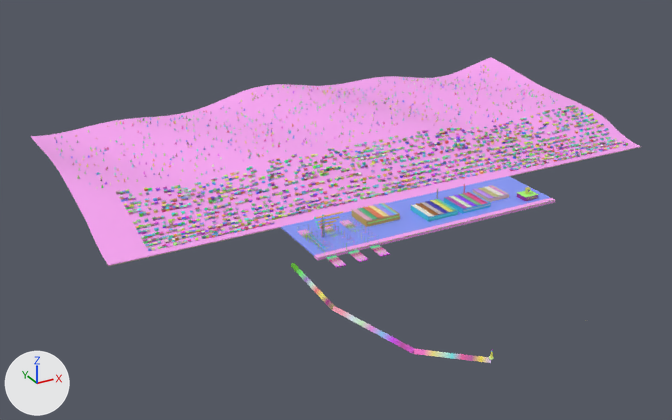
Before and after pictures for a commit that changed the glTF model data/port.glb.
One viewpoint serves both versions: a 50 mm lens placed at (-1765.0, -2467.0, 1404.0), pointed at (-184.0, 408.0, -34.0). Arrows for +X, +Y and +Z are at lower left; the lights stay in place. The picture after the commit comes second.

Names of what the first picture shows: 'port', 'town' and 6 more.
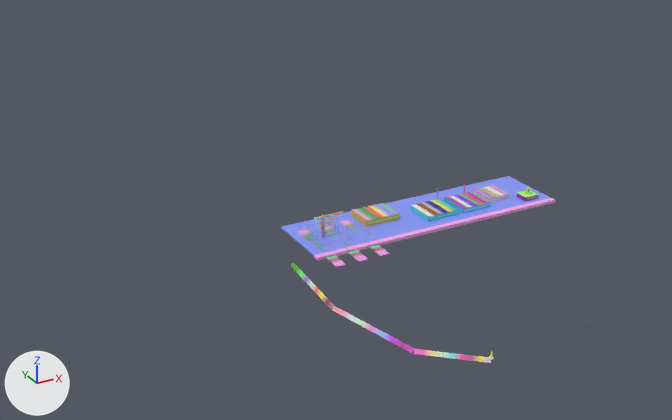
The change in detail:
Object 'town' (ob_town) is deleted.

Changed parts and their boxes (x1, y1, x2, y2) in the pictures (672 x 420 px):
'town', deleted (pink): before (31, 57, 641, 266)
